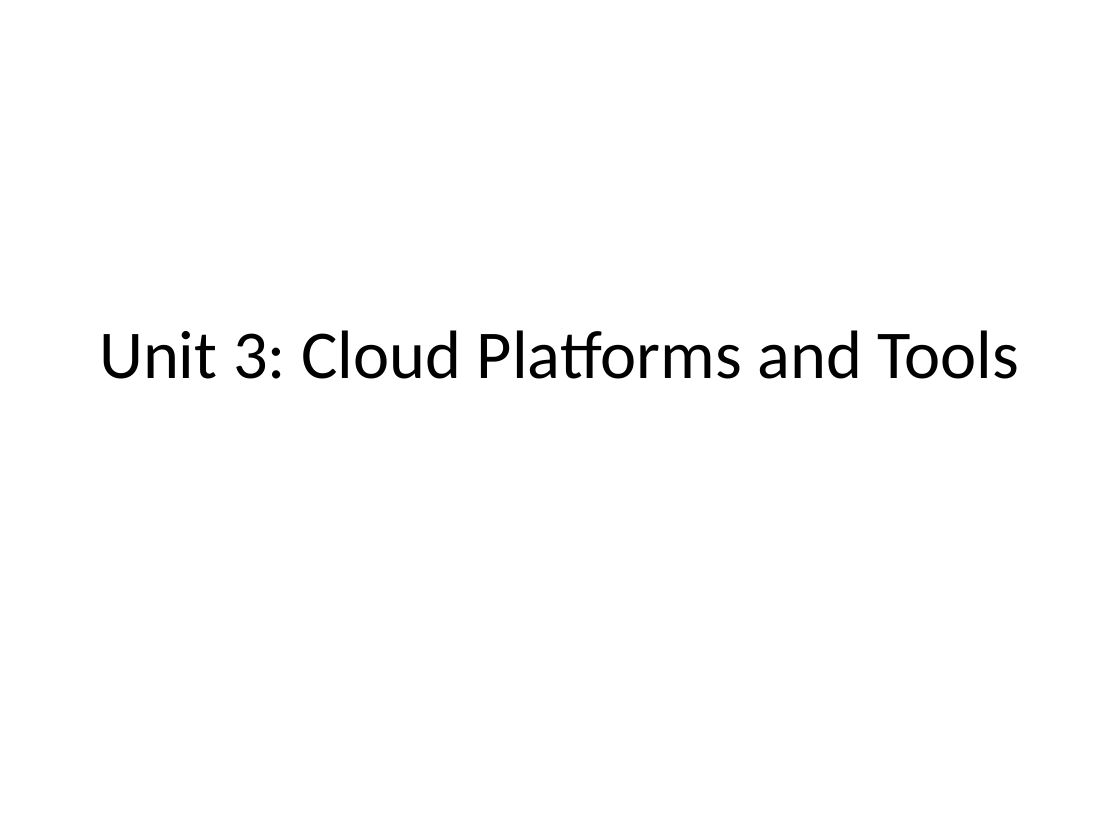
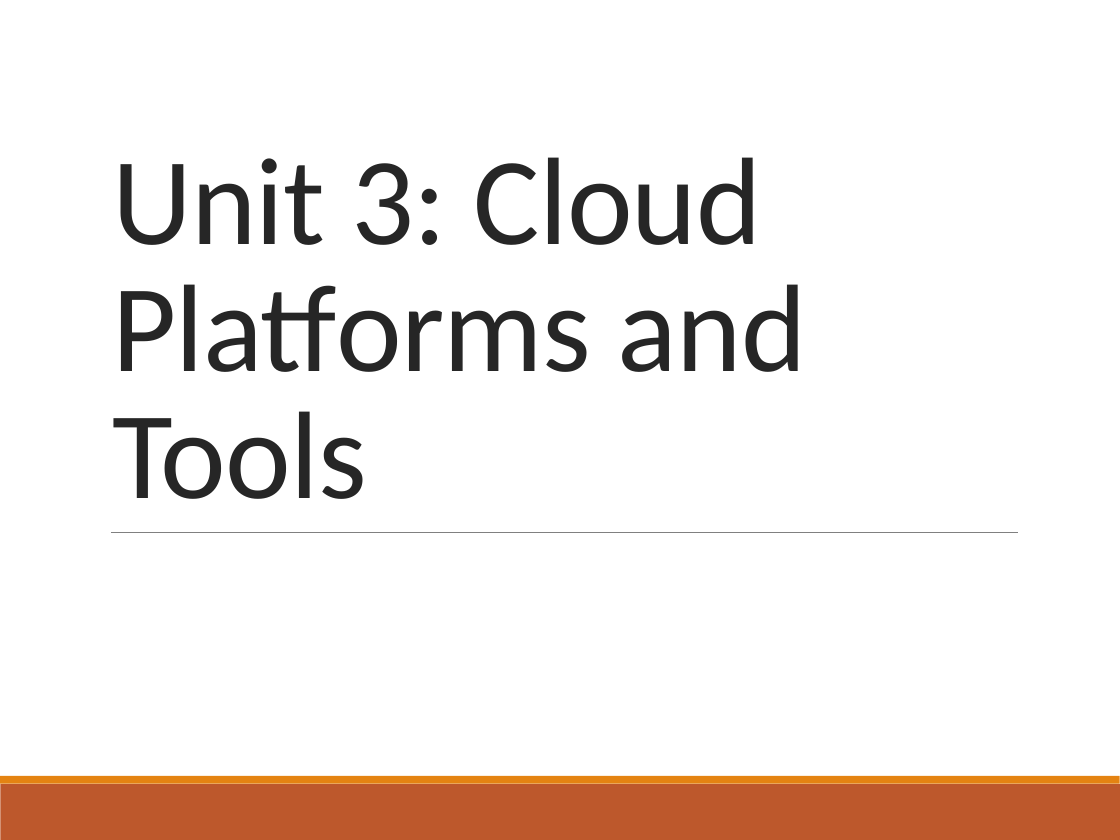
Before and after one commit to ashokbhattarai/cloudcomputing, a slide deck: slide 1 of Unit3_Cloud_Platforms_Tools.pptx. Drawn at 1120x840 pixels with LibreOffice and Linux fonts; fonts in the diff are those of the drawing. Boxes give left, top, right and bottom in pixels: in the first picture for what was removed or moved away, otherwise in the second. Text is boxed around its words. In the diff, an @@ line names an element or a change of style, - is before the commit and + after.

```diff
--- a/Unit3_Cloud_Platforms_Tools.pptx
+++ b/Unit3_Cloud_Platforms_Tools.pptx
@@ title "Unit 3: Cloud Platforms and ...": place and size @@
-title "Unit 3: Cloud Platforms and ..." at (99,330,1019,379)
+title "Unit 3: Cloud Platforms and ..." at (112,157,807,499)
@@ title "Unit 3: Cloud Platforms and ..." at (112,157,807,499): size 44 to 80 pt, text colour #000000 to #262626, letter spacing 0 to -0.5 pt; alignment centre to left; line spacing 1 to 0.85; vertical alignment middle to bottom @@
@@ line added from (111, 532) to (1018, 532), #808080 0.5 pt @@
@@ rectangle added at (0,776,1120,784), fill #E48312 @@
@@ rectangle added at (0,784,1120,840), fill #BD582C @@
```
Also in this commit, not shown: 21 other slides changed, 1 slide added, 1 slide removed, 3 other files.
